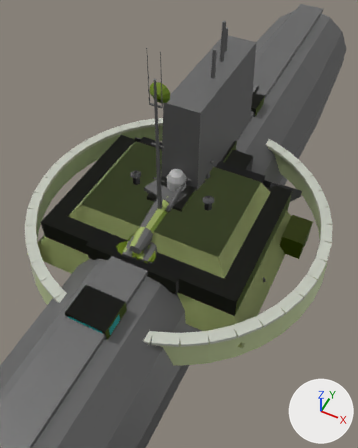
A saved change to the glTF model assets/models/aaa.glb.
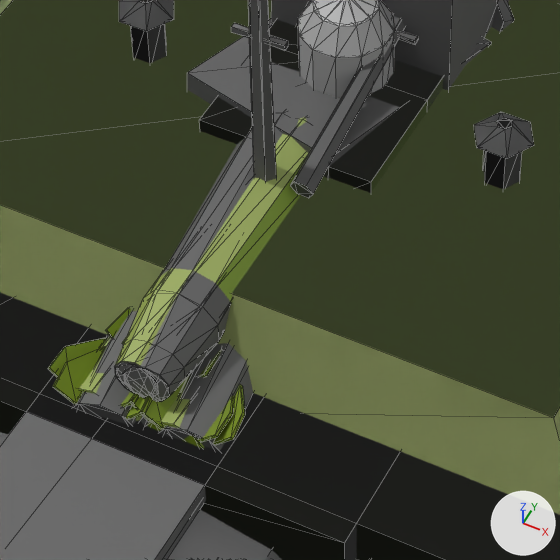
Old and new are each drawn from a 50 mm camera at (168.4, -336.0, 415.0) aimed at (28.9, -56.9, 66.1) and again close up on the part from 30% to 61% of the width and 38% to 64% of the height. Lighting does not change. The marker at lower right points along +X, +Y and +Z. The first two pictures are the older version. The close-ups show mesh edges as thin lines. Where no turn or scale is listed for an object, it has been applied to the vertices. Vertices at exactly the same position are counted once.

Script lines for the objects in view, before the commit:
```python
ob_aaa_114_lod1_s1v1 = bpy.data.objects.new('aaa_114_lod1_s1v1', me_aaa_114_lod1_s1v1)
ob_aaa_114_lod1_s1v1.location = (0.0, 0.0, 0.0)
ob_aaa_131_lod0_s1v0_part2 = bpy.data.objects.new('aaa_131_lod0_s1v0_part2', me_aaa_131_lod0_s1v0_part2)
ob_aaa_131_lod0_s1v0_part2.location = (0.0, -103.2, 26.2)
ob_aaa_131_lod0_s1v1 = bpy.data.objects.new('aaa_131_lod0_s1v1', me_aaa_131_lod0_s1v1)
ob_aaa_131_lod0_s1v1.location = (0.0, 0.0, 0.0)
# also in view: 'aaa_116_lod0_s1v1' at (7.4, 50.1, 30.7); 'aaa_125_lod0_s1v0_part2' at (0.0, 6.7, 53.5); 'aaa_122_lod1_s1v1' at (0.0, -1.6, 32.8); 'aaa_129_lod0_s1v1' at (-0.6, 0.2, 26.7); 'aaa_116_lod1_s1v1' at (0.0, 65.5, 21.3)
```
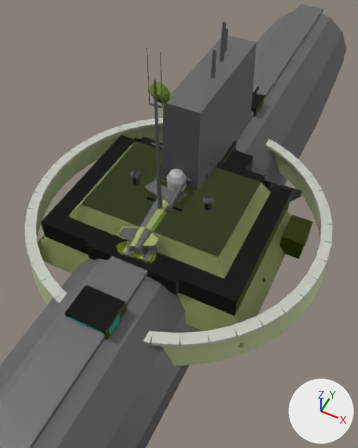
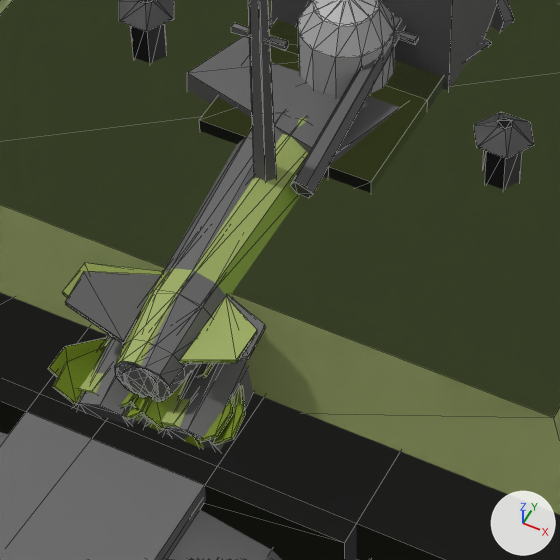
Location of each change, (x1, y1, x2, y2) in pixels of the close-ups (560 x 560 px):
'aaa_131_lod0_s1v1', reshaped
    before: (124, 112, 285, 426)
    after: (65, 112, 285, 426)
'aaa_131_lod0_s1v0_part2', reshaped
    before: (114, 117, 309, 421)
    after: (63, 117, 309, 421)
part 1 of me_aaa_131_lod0_s1v0_part2, added
    after: (63, 263, 257, 363)
part 2 of me_aaa_131_lod0_s1v1, added
    after: (65, 272, 162, 344)
part 3 of me_aaa_131_lod0_s1v1, added
    after: (190, 294, 266, 364)
'aaa_114_lod1_s1v1', unchanged, covered by the edit
    before: (200, 21, 442, 193)
    after: (200, 120, 371, 193)
'aaa_114_lod0_s1v0_part1', unchanged, uncovered by the edit
    after: (200, 19, 443, 182)

Diff of the bpy script that builds the scene:
```diff
--- a/assets/models/aaa.glb.py
+++ b/assets/models/aaa.glb.py
@@ me_aaa_131_lod0_s1v0_part2 @@
 # used by ob_aaa_131_lod0_s1v0_part2; location = (0.0, -103.2, 26.2)
-me_aaa_131_lod0_s1v0_part2.from_pydata(...)  # 216 vertices, 384 faces; spans x -49.0..49.0, y 0.0..205.0, z -10.0..34.0
+me_aaa_131_lod0_s1v0_part2.from_pydata(...)  # 232 vertices, 408 faces; spans x -49.0..49.0, y 0.0..205.0, z -10.0..36.0
+# me_aaa_131_lod0_s1v0_part2 part 1
+# 16 vertices are added at x -19.0..19.0, y 15.0..33.0, z 29.0..36.0
+# 2 new faces join them, mat_pal_175 (dark green #506c00)
+# 6 new faces join them, mat_pal_172 (green #6c8810)
+# 2 new faces join them, mat_pal_167 (green #94a450)
+# 2 new faces join them, mat_pal_174 (dark green #5c7c00)
+# 6 new faces join them, mat_pal_169 (green #809c34)
+# 2 new faces join them, mat_pal_166 (green #9cac60)
+# 4 new faces join them, mat_pal_171 (green #748c1c)
 me_aaa_131_lod0_s1v0_part2.materials.append(mat_pal_175)
@@ me_aaa_131_lod0_s1v1 @@
 # used by ob_aaa_131_lod0_s1v1; location = (0.0, 0.0, 0.0)
-me_aaa_131_lod0_s1v1.from_pydata(...)  # 510 vertices, 868 faces; spans x -57.0..42.0, y -106.0..207.0, z 0.0..61.0
+me_aaa_131_lod0_s1v1.from_pydata(...)  # 526 vertices, 892 faces; spans x -57.0..42.0, y -106.0..207.0, z 0.0..62.0
+# me_aaa_131_lod0_s1v1 part 2: the loose piece of 8 vertices spanning x -13.0..-2.0, y -98.0..-79.0, z 22.0..32.0 is copied, and the copy is scaled about its middle by (1.33, 0.965, -0.626), then moved by (-4.0, 8.0, 32.0); it spans x -18.0..-5.0, y -90.0..-71.0, z 56.0..62.0
+# me_aaa_131_lod0_s1v1 part 3
+# 8 vertices are added at x 7.0..20.0, y -88.0..-70.0, z 56.0..62.0
+# 2 new faces join them, mat_pal_239 (dark grey #4c4c4c)
+# 2 new faces join them, mat_pal_236 (dark grey #646464)
+# 6 new faces join them, mat_pal_238 (dark grey #545454)
+# 2 new faces join them, mat_pal_237 (dark grey #5c5c5c)
 me_aaa_131_lod0_s1v1.materials.append(mat_pal_239)
```
